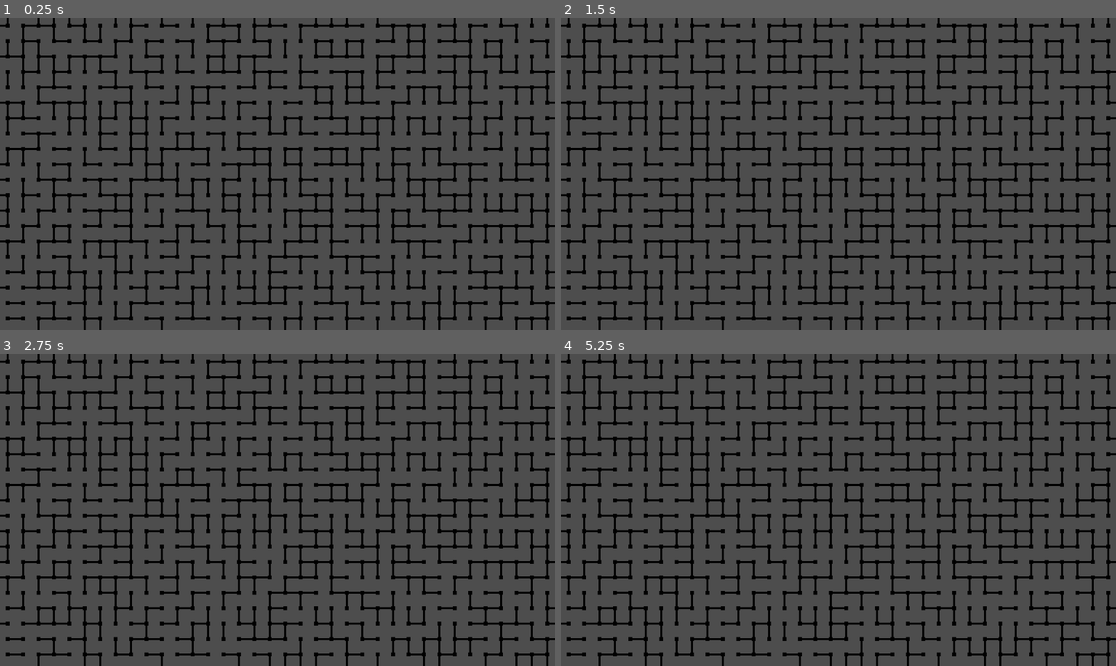
Above: before the commit, frames 1-4 (two rows, left to right).
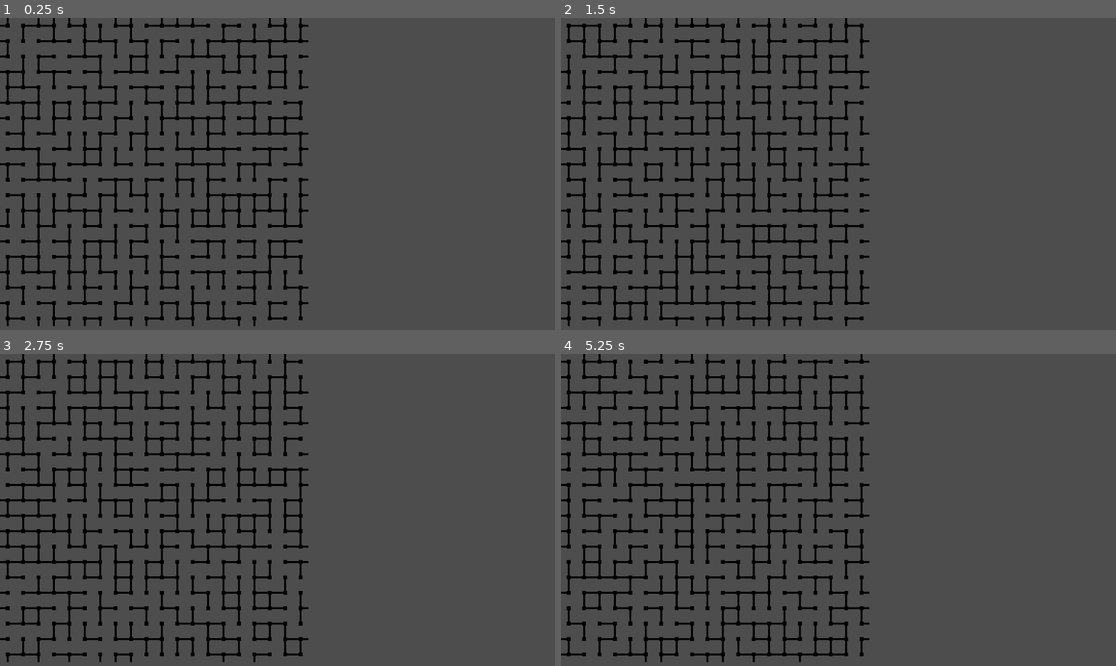
Above: after the commit, the same moments.

Repository: basti075/WFC_Test
Game: Godot game, scene res://Scenes/Tilemap.tscn
The game is run twice, just before and just after one commit, with the same random seed, the same clock (stepped at 60 frames per second) and the same inputs. The project has no main scene, so this scene is started directly.
Inputs:
- Up to frame 1 (0.25 s): no input
- Up to frame 2 (1.5 s): tap Enter at 0.5 s; hold R (Refresh, bound only after the commit) 0.53-1.28 s; tap Space at 1.25 s; tap R (Refresh, bound only after the commit) at 1.35 s
- Up to frame 3 (2.75 s): tap Enter at 2 s; hold R (Refresh, bound only after the commit) from 2.03 s (still down)
- Up to frame 4 (5.25 s): tap Space at 2.75, 4.25 s; release R (Refresh, bound only after the commit) at 2.78 s; tap R (Refresh, bound only after the commit) at 2.85, 4.35 s; tap Enter at 3.5 s; hold R (Refresh, bound only after the commit) 3.53-4.28 s; hold R (Refresh, bound only after the commit) from 5.03 s (still down)

The runs differ from the first frame. In frame 1, 13% of the frame differs, in the area x 0-100%, y 0-100%; in frame 2, 14%; in frame 3, 13%; in frame 4, 13%.

Commit message:
Add Socket Lookup Table

Diff:
--- a/wfc/Scenes/Tilemap.tscn
+++ b/wfc/Scenes/Tilemap.tscn
@@ -27,8 +27,8 @@
 scale = Vector2(0.2, 0.2)
 script = ExtResource("1_yuykf")
 map_layer = NodePath("TileMapLayer")
-WIDTH = 50
-HEIGHT = 50
+WIDTH = 20
+HEIGHT = 20
 
 [node name="TileMapLayer" type="TileMapLayer" parent="." unique_id=702362553]
 tile_set = SubResource("TileSet_yuykf")
--- a/wfc/Scripts/wfc_test.gd
+++ b/wfc/Scripts/wfc_test.gd
@@ -38,18 +38,24 @@
 }
 
 var open := {
-	0: {"up": false, "down": true, "right": true, "left": false},
-	1: {"up": false, "down": true, "right": false, "left": true},
-	2: {"up": false, "down": false, "right": true, "left": false},
-	3: {"up": false, "down": false, "right": false, "left": true},
-	4: {"up": false, "down": true, "right": false, "left": false},
-	5: {"up": false, "down": true, "right": true, "left": true},
-	6: {"up": true, "down": false, "right": true, "left": true},
-	7: {"up": true, "down": false, "right": true, "left": false},
-	8: {"up": true, "down": false, "right": false, "left": true},
-	9: {"up": true, "down": false, "right": false, "left": false},
-	10: {"up": true, "down": true, "right": false, "left": true},
-	11: {"up": true, "down": true, "right": true, "left": false},
+	0: {"up": "x", "down": "a", "right": "a", "left": "x"},
+	1: {"up": "x", "down": "a", "right": "x", "left": "a"},
+	2: {"up": "x", "down": "x", "right": "b", "left": "x"},
+	3: {"up": "x", "down": "x", "right": "x", "left": "b"},
+	4: {"up": "x", "down": "b", "right": "x", "left": "x"},
+	5: {"up": "x", "down": "a", "right": "a", "left": "a"},
+	6: {"up": "a", "down": "x", "right": "a", "left": "a"},
+	7: {"up": "a", "down": "x", "right": "a", "left": "x"},
+	8: {"up": "a", "down": "x", "right": "x", "left": "a"},
+	9: {"up": "b", "down": "x", "right": "x", "left": "x"},
+	10: {"up": "a", "down": "a", "right": "x", "left": "a"},
+	11: {"up": "a", "down": "a", "right": "a", "left": "x"},
+}
+
+const SOCKET_OK: Dictionary = {
+	"a": ["a", "b"],
+	"b": ["a"],
+	"x": ["x"],
 }
 
 var rng := RandomNumberGenerator.new()
@@ -59,6 +65,12 @@
 	print("ready")
 	rng.randomize()
 	generate()
+
+func _input(event):
+	if event.is_action_pressed("Refresh"):
+		print("refresh")
+		rng.randomize()
+		generate()
 
 func generate() -> void:
 	initialize_cells()
@@ -145,13 +157,13 @@
 		"left": return "right"
 		_: return ""
 
-func get_socket(tile_def: Dictionary, dir: String) -> bool:
+func get_socket(tile_def: Dictionary, dir: String) -> String:
 	return tile_def[dir]
 
 func is_compatible(a: Dictionary, dir_from_a: String, b: Dictionary) -> bool:
 	var a_socket = get_socket(a, dir_from_a)
 	var b_socket = get_socket(b, opposite_dir(dir_from_a))
-	return a_socket == b_socket
+	return b_socket in SOCKET_OK.get(a_socket, [])
 
 func draw_result() -> void:
 	map_layer.clear()
--- a/wfc/project.godot
+++ b/wfc/project.godot
@@ -14,6 +14,14 @@
 config/features=PackedStringArray("4.6", "Forward Plus")
 config/icon="res://icon.svg"
 
+[input]
+
+Refresh={
+"deadzone": 0.2,
+"events": [Object(InputEventKey,"resource_local_to_scene":false,"resource_name":"","device":-1,"window_id":0,"alt_pressed":false,"shift_pressed":false,"ctrl_pressed":false,"meta_pressed":false,"pressed":false,"keycode":0,"physical_keycode":82,"key_label":0,"unicode":114,"location":0,"echo":false,"script":null)
+]
+}
+
 [physics]
 
 3d/physics_engine="Jolt Physics"
